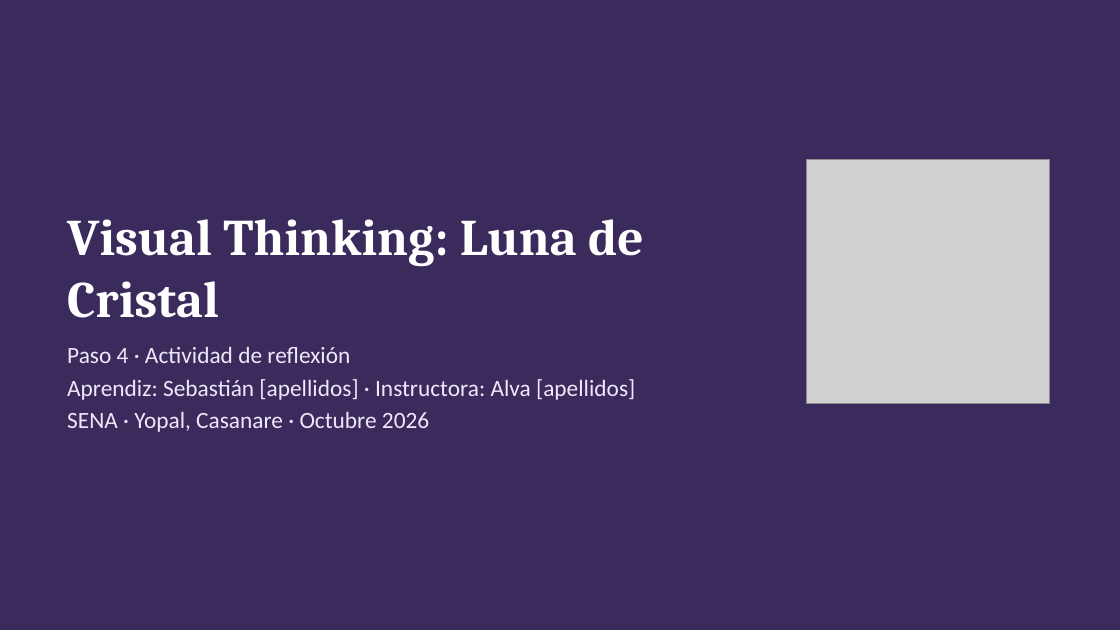
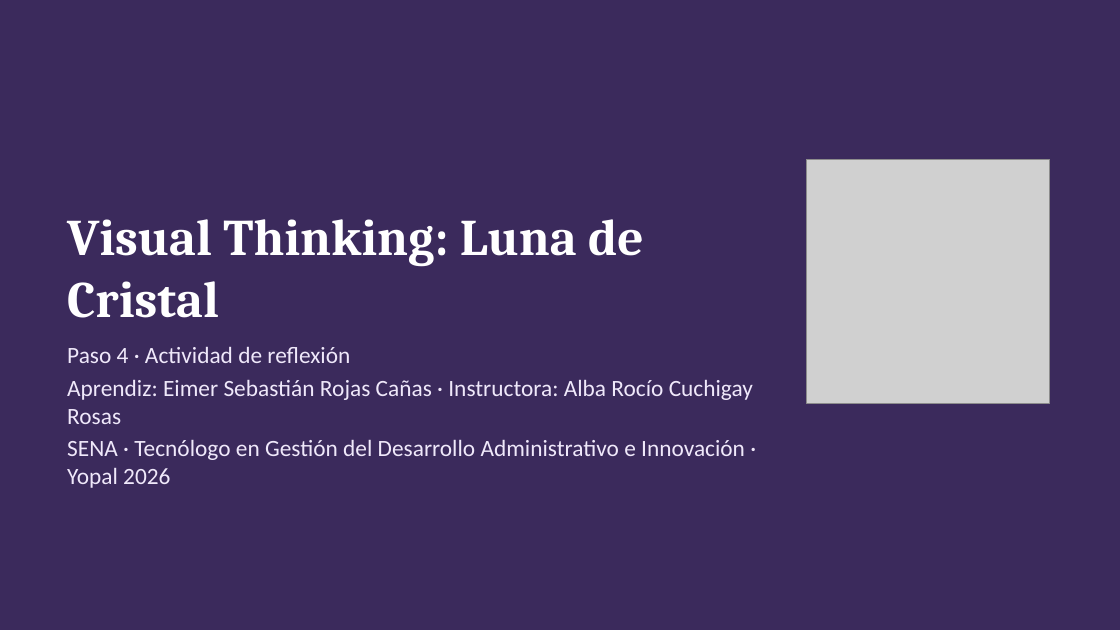
Before and after one commit to nayraclaud-glitch/Trabjo-De-eEstudio, a slide deck: slide 1 of Actividad Alva instructora Luna de Cristal/4_Paso4_Visual_Thinking.pptx. Drawn at 1120x630 pixels with LibreOffice and Linux fonts; fonts in the diff are those of the drawing; grey boxes stand for pictures. Boxes give left, top, right and bottom in pixels: in the first picture for what was removed or moved away, otherwise in the second. Text is boxed around its words. In the diff, an @@ line names an element or a change of style, - is before the commit and + after.

```diff
--- a/Actividad Alva instructora Luna de Cristal/4_Paso4_Visual_Thinking.pptx
+++ b/Actividad Alva instructora Luna de Cristal/4_Paso4_Visual_Thinking.pptx
@@ text at <box>67,380,753,488</box>: text changed @@
-Aprendiz: Sebastián [apellidos] · Instructora: Alva [apellidos]
-SENA · Yopal, Casanare · Octubre 2026
+Aprendiz: Eimer Sebastián Rojas Cañas · Instructora: Alba Rocío Cuchigay Rosas
+SENA · Tecnólogo en Gestión del Desarrollo Administrativo e Innovación · Yopal 2026
```
Also in this commit, not shown: 5 other slides changed, 1 slide added, 1 slide removed, 3 other files.
